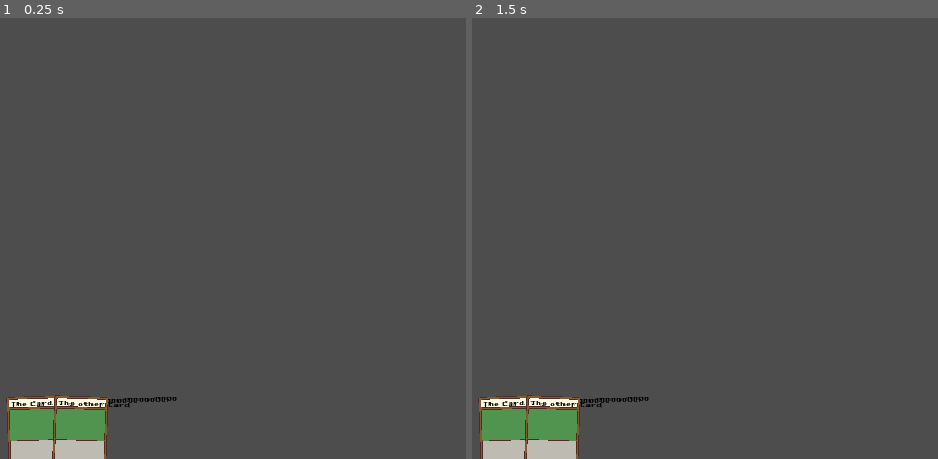
Above: before the commit, frames 1-2 (left to right).
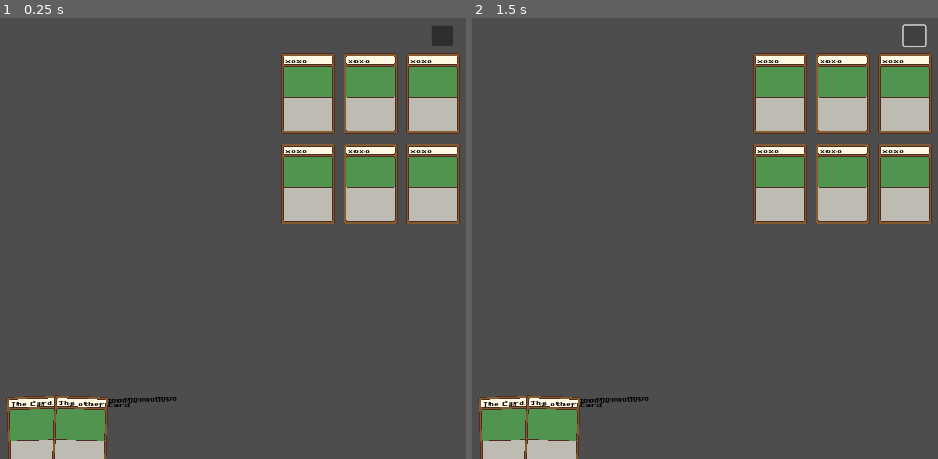
Above: after the commit, the same moments.

Repository: Franny-Schreck/card-game
Game: Godot game, scene res://root.tscn
Two runs of this game, one before a commit and one after it. Both use one fixed random seed, a clock stepped at 60 frames per second and the inputs below.
Inputs (mouse positions are in pixels of both pictures, inside the frame that each line leads up to):
- Up to frame 1 (0.25 s): no input
- Up to frame 2 (1.5 s): click (914, 35) at 0.52 s; click (914, 35) at 1.27 s

The runs differ from the first frame. In frame 1, 13% of the frame differs, in the area x 60-99%, y 1-47%; in frame 2, 13%.

Commit message:
Add animation centered card

Diff:
--- a/card.gd
+++ b/card.gd
@@ -13,21 +13,32 @@
 	var scene = load("res://card.tscn")
 	var card: Card = scene.instantiate()
 	card.get_node("display_name").text = display_name
-	#card.get_node("collider").mouse_filter = Control.MOUSE_FILTER_PASS
 	return card
 
 
 func _on_collider_mouse_entered() -> void:
-	self.get_node("hover_outline").show()
-	var hand: Hand = self.get_parent()
-	hand.hover_timeout = 0
-	hand.hovered_card = self
+	var parent = self.get_parent()
+
+	if parent is Hand:
+		self.get_node("hover_outline").show()
+		parent.hover_timeout = 0
+		parent.hovered_card = self
+	elif parent is Shop:
+		pass # TODO
+	else:
+		assert(false, "Invalid parent of Card. Expected Hand or Shop but got " + parent.get_class())
 
 
 func _on_collider_mouse_exited() -> void:
-	self.get_node("hover_outline").hide()
-	var hand: Hand = self.get_parent()
-	hand.hover_timeout = Hand.HOVER_EXIT_DELAY
+	var parent = self.get_parent()
+
+	if parent is Hand:
+		self.get_node("hover_outline").hide()
+		parent.hover_timeout = Hand.HOVER_EXIT_DELAY
+	elif parent is Shop:
+		pass # TODO
+	else:
+		assert(false, "Invalid parent of Card. Expected Hand or Shop but got " + parent.get_class())
 
 
 func set_clicked(event: InputEvent) -> void:
@@ -41,8 +52,14 @@
 
 
 func _on_collider_gui_input(event: InputEvent) -> void:
-	var hand: Hand = self.get_parent()
+	var parent = self.get_parent()
 
-	if event.is_action_pressed("mouse_left") and hand.hovered_card == self:
-		self.set_clicked(event)
-		hand.clicked_card = self
+	if parent is Hand:
+		if event.is_action_pressed("mouse_left") and parent.hovered_card == self:
+			self.set_clicked(event)
+			parent.clicked_card = self
+	elif parent is Shop:
+		if event.is_action_pressed("mouse_left"):
+			parent.buy(self)
+	else:
+		assert(false, "Invalid parent of Card. Expected Hand or Shop but got " + parent.get_class())
--- a/hand.gd
+++ b/hand.gd
@@ -23,10 +23,12 @@
 
 var hover_timeout: float = 0
 
+
 func _ready() -> void:
 	self.board = self.get_parent().get_node("board")
 	add_card_to_hand(Card.create("The Card OOOOOOOOOOOOOOOOOOOOOO"))
 	add_card_to_hand(Card.create("The other Card"))
+
 
 func add_card_to_hand(card: Card) -> void:
 	print("Adding card")
@@ -47,6 +49,7 @@
 	if event.is_action_released("mouse_left") and not self.clicked_card.is_click(event) or event.is_action_pressed("mouse_left"):
 		self.board.play(self.clicked_card)
 		self.clicked_card = null
+
 
 func _process(delta: float) -> void:
 	if hover_timeout != 0:
@@ -84,10 +87,10 @@
 		if (i > enlarged_index):
 			angle += ARC_FOCUS_ANGLE_BASE
 
-		var transform = Transform2D()
+		var transf = Transform2D()
 
 		if i == enlarged_index:
-			transform = transform.scaled(Vector2(1.5, 1.5))
+			transf = transf.scaled(Vector2(1.5, 1.5))
 
 		if i == enlarged_index:
 			card.z_index = 2
@@ -96,11 +99,27 @@
 			card.z_index = 1
 			self.move_child(self.cards[i], i)
 
+		var tween: Tween = null
+
 		if i == centered_index:
-			transform = transform.translated(Vector2(0, -CLICKED_OFFSET))
+			tween = create_tween().set_trans(Tween.TRANS_CIRC).set_ease(Tween.EASE_OUT)
+
+			tween.tween_property(self.cards[i], "position", Vector2(0, -CLICKED_OFFSET), 0.3).from_current()
+
+			#transf = transf.translated(Vector2(0, -CLICKED_OFFSET))
 		else:
-			var move_up = ARC_FOCUS_OFFSET_BASE if i == hovered_index and self.clicked_card == null else 0
+			var move_up = ARC_FOCUS_OFFSET_BASE if i == hovered_index and self.clicked_card == null else 0.0
 
-			transform = transform.translated(Vector2(0, -(offset + move_up))).rotated(angle).translated(Vector2(0, offset))
+			transf = transf.translated(Vector2(0, -(offset + move_up))).rotated(angle).translated(Vector2(0, offset))
 
-		card.transform = transform
+			var current_card = self.cards[i]
+
+			current_card.transform = transf
+
+			var current_position = current_card.position
+
+			tween = create_tween().set_trans(Tween.TRANS_CIRC).set_ease(Tween.EASE_IN)
+
+			tween.tween_property(self.cards[i], "position", current_position, 1).from_current()
+
+		card.transform = transf
--- a/root.tscn
+++ b/root.tscn
@@ -1,7 +1,8 @@
-[gd_scene load_steps=3 format=3 uid="uid://by6l74d3rajqa"]
+[gd_scene load_steps=4 format=3 uid="uid://by6l74d3rajqa"]
 
 [ext_resource type="Script" path="res://hand.gd" id="2_o7nvh"]
 [ext_resource type="Script" path="res://board.gd" id="3_1b2fl"]
+[ext_resource type="Script" path="res://shop.gd" id="3_2o8d3"]
 
 [node name="root" type="Node2D"]
 
@@ -18,3 +19,15 @@
 position = Vector2(20, 5)
 scale = Vector2(1.07435, 1)
 polygon = PackedVector2Array(30, 40, 20, 300, 600, 300, 540, 50)
+
+[node name="shop" type="Node2D" parent="."]
+position = Vector2(903, 122)
+script = ExtResource("3_2o8d3")
+
+[node name="restock_btn" type="Button" parent="shop"]
+offset_left = 178.0
+offset_top = -98.0
+offset_right = 209.0
+offset_bottom = -69.0
+
+[connection signal="pressed" from="shop/restock_btn" to="shop" method="restock"]
--- /dev/null
+++ b/shop.gd
@@ -0,0 +1,68 @@
+class_name Shop
+extends Node2D
+
+const CARDS_PER_ROW = 3
+
+const INITIAL_SELECTION_SIZE = CARDS_PER_ROW
+
+const COL_WIDTH = 90
+
+const ROW_HEIGHT = 130
+
+var hand: Hand = null
+
+var selection: Array[Card] = []
+
+func _ready() -> void:
+	self.hand = self.get_parent().get_node("hand")
+
+	for i in range(INITIAL_SELECTION_SIZE * 2):
+		self.selection.append(null)
+
+	self.restock()
+
+func new_card() -> Card:
+	return Card.create("xoxo") # TODO: Create actual card
+
+# Replaces the shop's current selection with a newly generated one
+func restock() -> void:
+	for i in range(self.selection.size()):
+
+		if self.selection[i] != null:
+			self.remove_child(self.selection[i])
+			self.selection[i].queue_free()
+
+		var card = new_card()
+		self.selection[i] = card
+		self.add_child(card)
+
+	print("Restocked " + str(self.selection.size()) + " cards")
+
+
+func buy(card: Card) -> bool:
+	print("buying " + str(card))
+	var card_index = self.selection.find(card)
+
+	assert(card_index != -1, "Could not find card in shop's selection")
+
+	self.selection[card_index] = null
+
+	self.remove_child(card)
+
+	self.hand.add_card_to_hand(card)
+
+	return false # TODO
+
+
+func _process(delta: float) -> void:
+	assert(self.selection.size() % CARDS_PER_ROW == 0)
+
+	for i in range(self.selection.size()):
+		if self.selection[i] == null:
+			continue
+
+		var col = i % CARDS_PER_ROW
+
+		var row: int = i / CARDS_PER_ROW
+
+		self.selection[i].transform = Transform2D().translated(Vector2(col * COL_WIDTH, row * ROW_HEIGHT))
